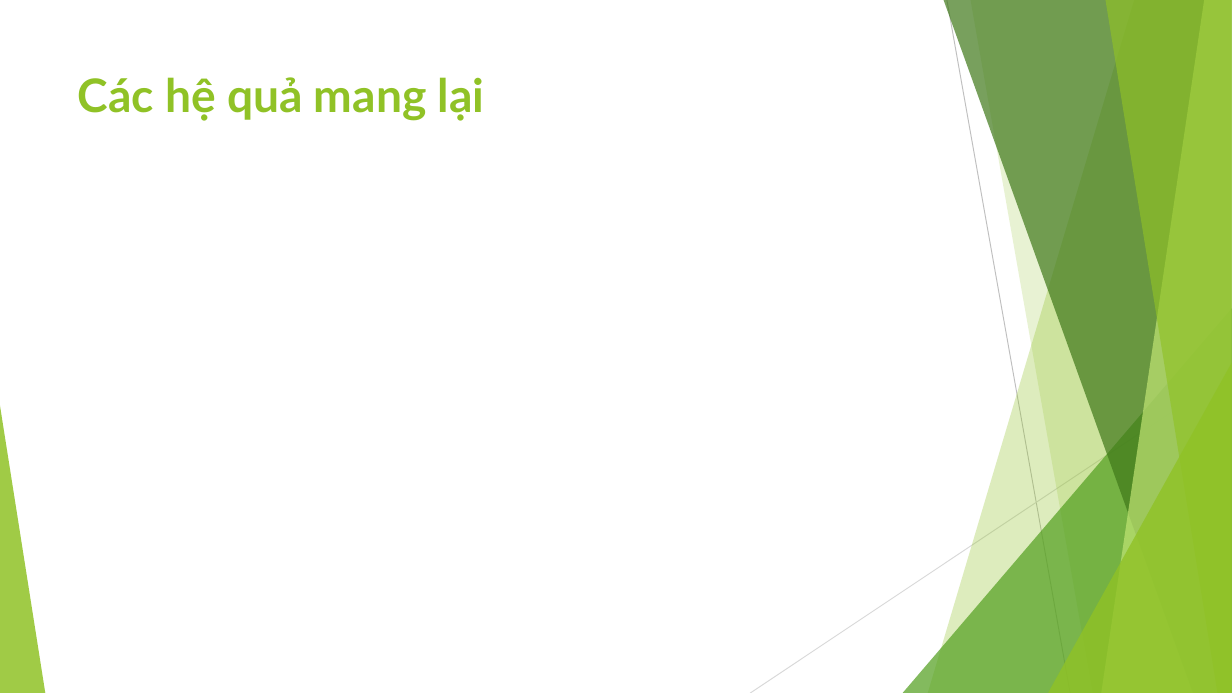
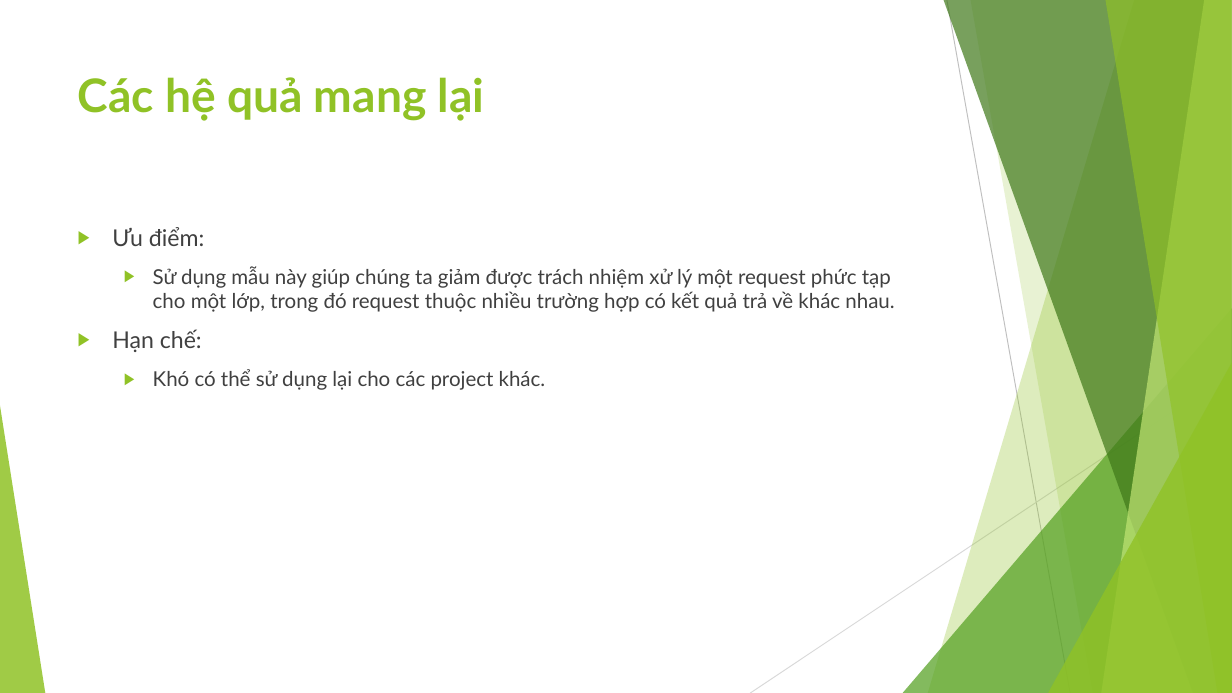
Before and after one commit to ChrisJamison/design_pattern, a slide deck: slide 8 of Báo cáo cuối kỳ/13. Chain of Responsibility/Slide.pptx (slide 9 before the commit). Drawn at 1232x693 pixels with LibreOffice and Linux fonts; fonts in the diff are those of the drawing. Boxes give left, top, right and bottom in pixels: in the first picture for what was removed or moved away, otherwise in the second. Text is boxed around its words. In the diff, an @@ line names an element or a change of style, - is before the commit and + after.

```diff
--- a/Báo cáo cuối kỳ/13. Chain of Responsibility/Slide.pptx
+++ b/Báo cáo cuối kỳ/13. Chain of Responsibility/Slide.pptx
@@ text added at (x1=112, y1=227, x2=894, y2=390), 16 pt, text #404040 @@
+▶ Ưu điểm:
+  ▶ Sử dụng mẫu này giúp chúng ta giảm được trách nhiệm xử lý một request phức tạp cho một lớp, trong đó request thuộc nhiều trường hợp có kết quả trả về khác nhau.
+▶ Hạn chế:
+  ▶ Khó có thể sử dụng lại cho các project khác.
```
Also in this commit, not shown: 9 other slides changed, 1 slide added, 2 slides removed, 13 other files.
